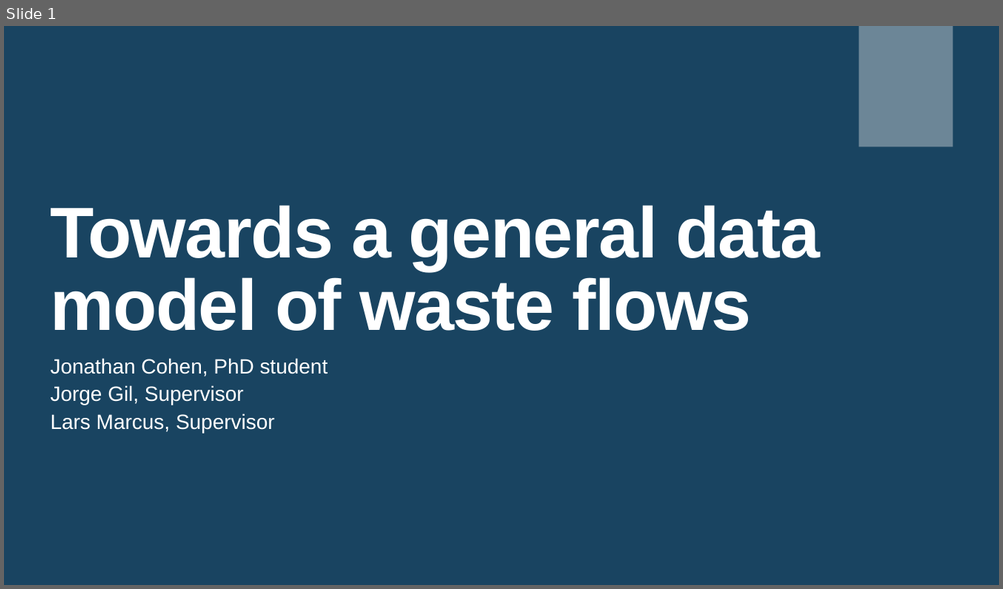
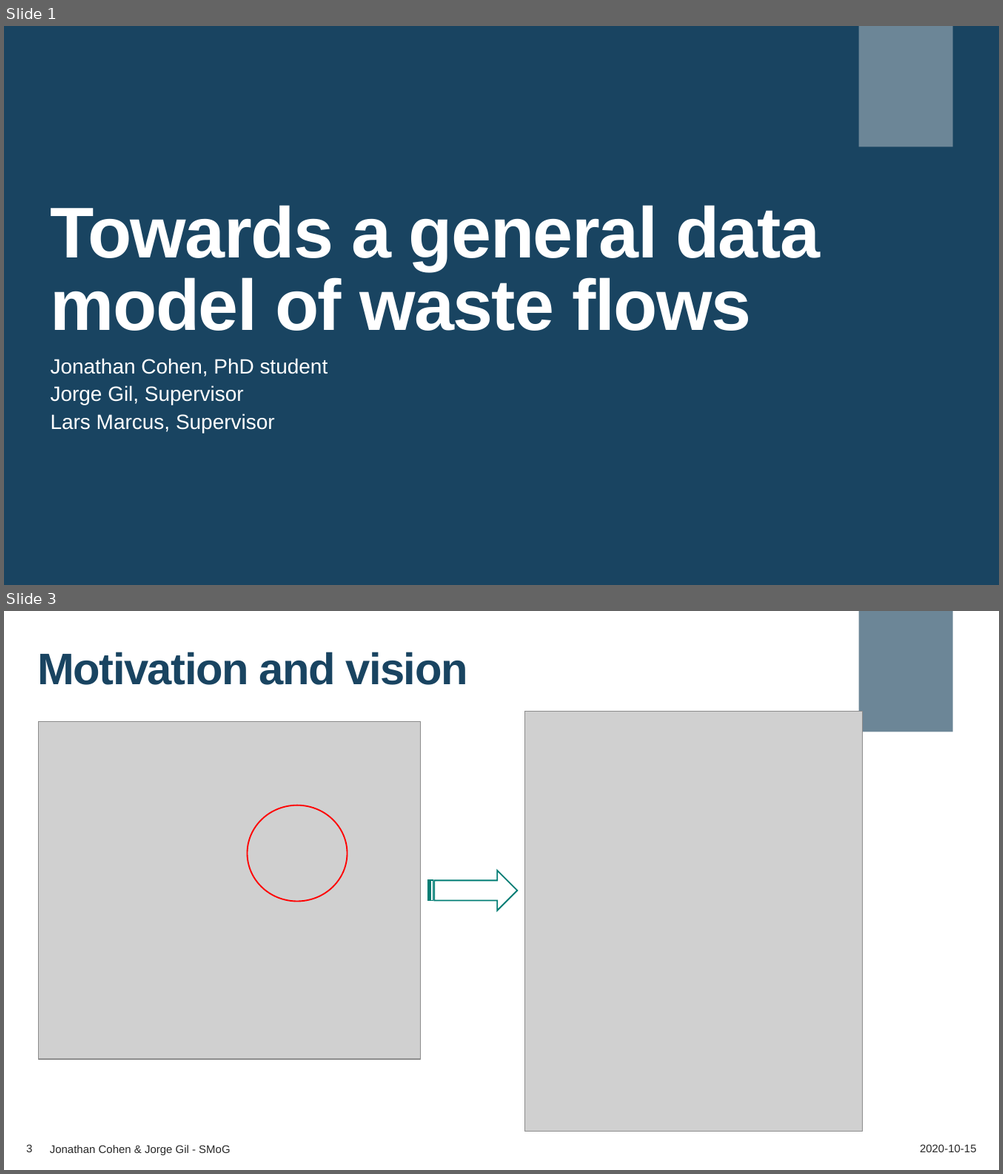
Before and after one commit to Urban-JonathanCohen/GeneralWasteDataModel, a slide deck: Towards a general data model of waste flows.pptx. Shown one above the other, each under a label of ours: slide 1 before the commit, slides 1 and 3 after it; the slides between them are not shown. The pictures are 1003x589 and 1003x1174 pixels, drawn with LibreOffice and Linux fonts; fonts in the diff are those of the drawing; grey boxes stand for pictures; background and template pictures are left out. Boxes give left, top, right and bottom in pixels: in the first picture for what was removed or moved away, otherwise in the second. Text is boxed around its words. In the diff, an @@ line names an element or a change of style, - is before the commit and + after.

Commit message:
v2

```diff
--- a/Towards a general data model of waste flows.pptx
+++ b/Towards a general data model of waste flows.pptx
@@ slide 3 added at [4,611,999,1170], background #FFFFFF; not listed: 1 template element that a slide beside it also shows @@
@@ title added at [37,652,467,685], 32 pt, text #194461, bold @@
+Motivation and vision
@@ picture added at [39,721,421,1059] @@
@@ picture added at [525,712,862,1131] @@
@@ ellipse added at [247,805,346,901], outline #FF0000 1 pt @@
@@ striped right arrow added at [428,871,518,911], outline #007D74 1 pt @@
@@ page number added at [26,1145,32,1153], 8 pt, text #262626 @@
+3
@@ text added at [50,1145,230,1156], 8 pt, text #262626 @@
+Jonathan Cohen & Jorge Gil - SMoG
@@ text added at [919,1145,976,1153], 8 pt, text #262626 @@
+2020-10-15
```
Also in this commit, not shown: 6 slides changed, 1 other slide added.
